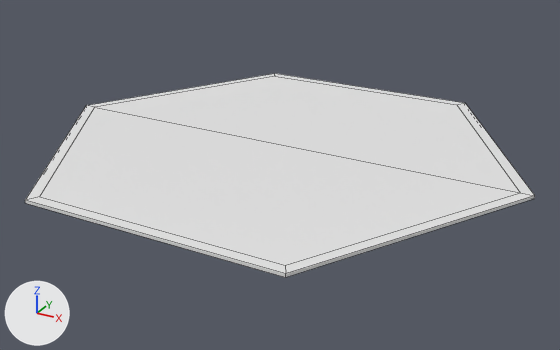
One commit to the FBX model Resources/Models/Arena/Ground.fbx: the scene before it, then after it.
Both versions are drawn from a 50 mm camera at (24.4, -44.3, 19.8) aimed at (0.5, -0.7, -2.0). The axes (+X, +Y, +Z) are drawn at lower left. The lights are the same throughout. Mesh edges are drawn as thin lines.

Names of what the first picture shows: 'Ground'.
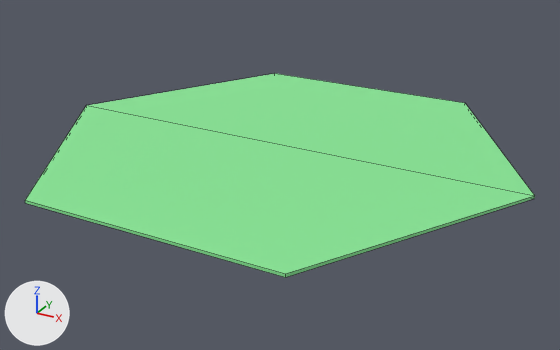
Pixel boxes [x1, y1, x2, y2] of what changed, in the pictures (560 x 350 px):
```json
{"part": 1, "of": "me_cube_004", "change": "cut back", "before": [25, 73, 535, 274], "after": [25, 73, 535, 274]}
{"part": 2, "of": "me_cube_004", "change": "recoloured", "before": [25, 196, 535, 277], "after": [25, 196, 535, 277], "on screen": "grey to green"}
```

Scene script edits in JSON lines:
```json
{"op": "add", "block": "mat_ground", "code": ["mat_ground = principled_material('Ground')", "mat_ground.base_color = (0.249, 0.8, 0.305)  # green #89e796", "mat_ground.roughness = 0.69"]}
{"block": "me_cube_004", "where": "# used by ob_ground; location = (0.0, 0.0, 0.0)"}
{"block": "me_cube_004", "where": "# verts and faces of me_cube_004; kept vertices keep their numbers, new ones are numbered from 18"}
{"block": "me_cube_004", "where": "# before: 1 (-8.3, -14.4, 0.0) at pixel (39, 196), 3 (-8.3, 14.4, 0.0) at pixel (275, 76), 5 (8.3, -14.4, 0.0) at pixel (285, 265), 7 (8.3, 14.4, 0.0) at pixel (456, 104), 9 (-16.6, 0.0, 0.0) at pixel (94, 107)"}
{"block": "me_cube_004", "where": "# before: 11 (16.6, 0.0, 0.0) at pixel (520, 192), 12 (-17.5, 0.0, 0.0) at pixel (86, 105), 13 (-8.8, 15.2, 0.0) at pixel (274, 73), 14 (8.8, 15.2, 0.0) at pixel (465, 102), 15 (17.5, 0.0, 0.0) at pixel (534, 195)"}
{"block": "me_cube_004", "where": "# before: 16 (8.8, -15.2, 0.0) at pixel (285, 273), 17 (-8.8, -15.2, 0.0) at pixel (25, 200)"}
{"op": "remove", "block": "me_cube_004", "code": "me_cube_004.from_pydata(...)  # 18 vertices, 16 faces; spans x -17.5..17.5, y -15.2..15.2, z -0.2..0.0"}
{"op": "add", "block": "me_cube_004", "code": "me_cube_004.from_pydata(...)  # 12 vertices, 10 faces; spans x -17.5..17.5, y -15.2..15.2, z -0.2..0.0"}
{"block": "me_cube_004", "change": "me_cube_004 part 1"}
{"op": "add", "block": "me_cube_004", "code": "delete_vertices([1, 3, 5, 7, 9, 11])  # with the faces that use them"}
{"op": "add", "block": "me_cube_004", "code": "faces += [(12, 17, 16, 15), (12, 15, 14, 13)]"}
{"block": "me_cube_004", "change": "me_cube_004 part 2: 8 faces spanning x -17.5..17.5, y -15.2..15.2, z -0.2..0.0 switch from no material to mat_ground (green #89e796)"}
```
